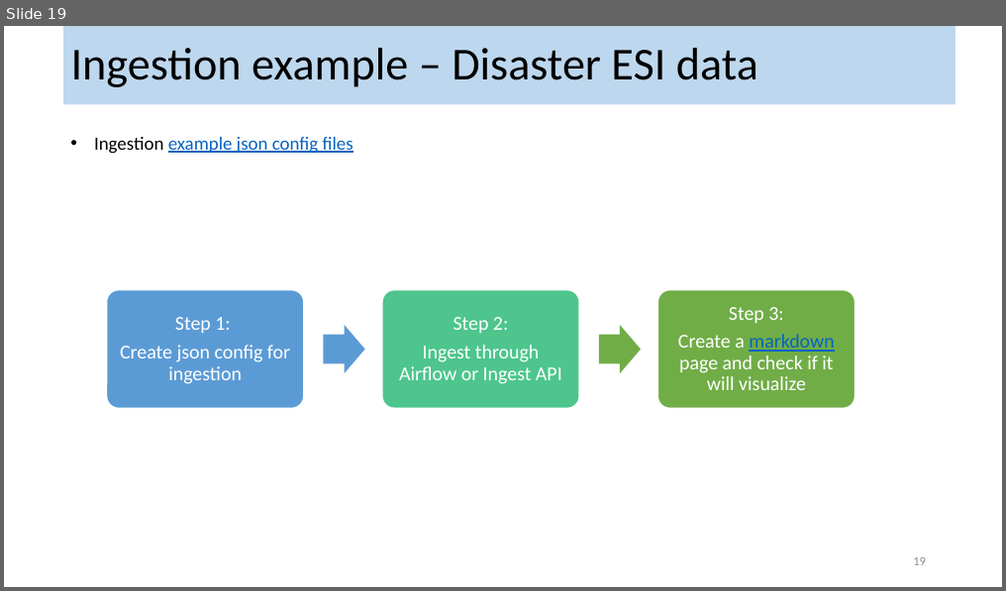
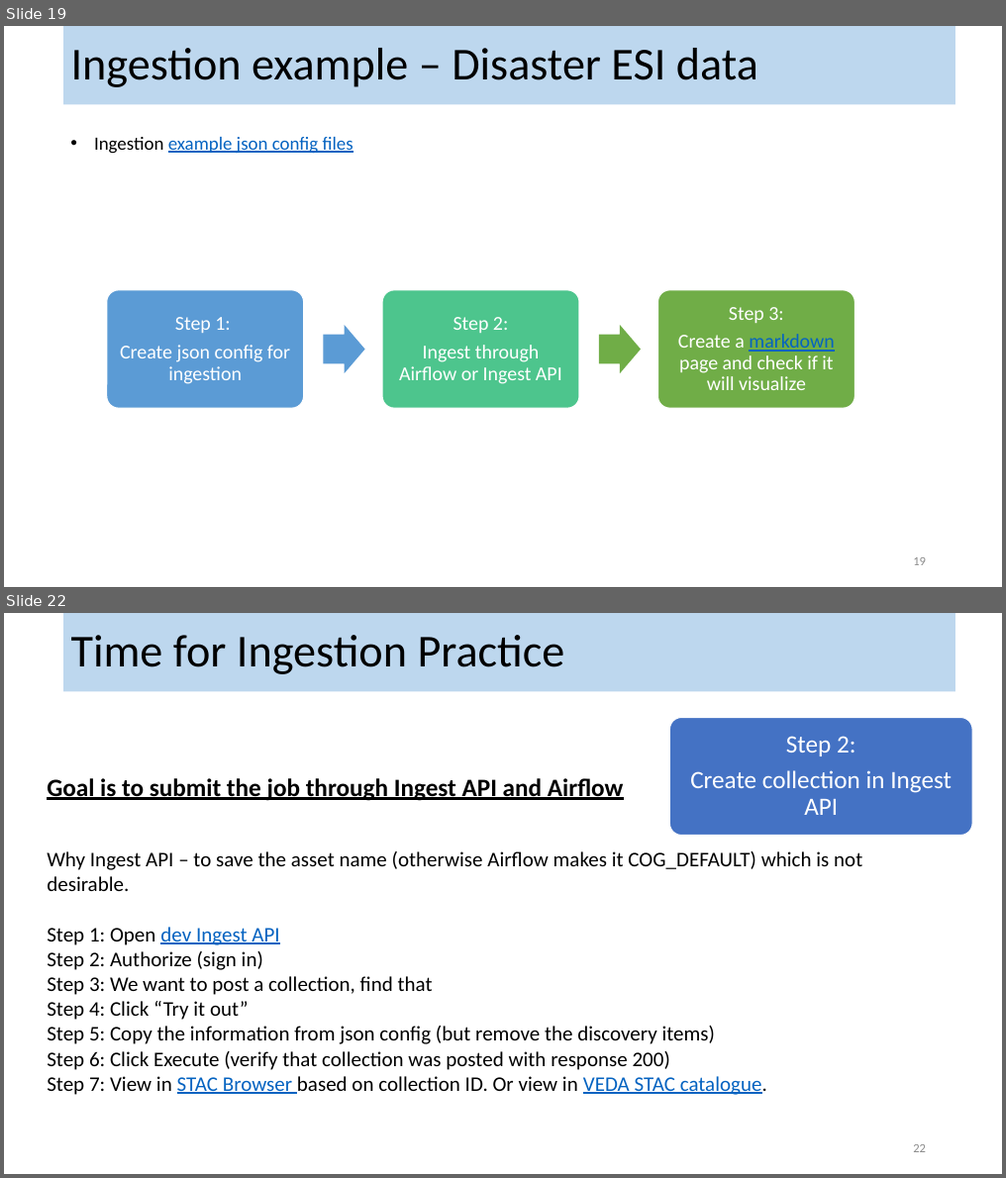
Before and after one commit to kyle-lesinger/VEDA-Training---AWS-Data-Ingestion-Other, a slide deck: Data-ingest/data-ingestion-OVERVIEW.pptx. Shown one above the other, each under a label of ours: slide 19 before the commit, slides 19 and 22 after it; the slides between them are not shown. The pictures are 1006x591 and 1006x1178 pixels, drawn with LibreOffice and Linux fonts; fonts in the diff are those of the drawing. Boxes give left, top, right and bottom in pixels: in the first picture for what was removed or moved away, otherwise in the second. Text is boxed around its words. In the diff, an @@ line names an element or a change of style, - is before the commit and + after.

```diff
--- a/Data-ingest/data-ingestion-OVERVIEW.pptx
+++ b/Data-ingest/data-ingestion-OVERVIEW.pptx
@@ slide 22 added at box(4, 613, 1002, 1174), background #FFFFFF @@
@@ title added at box(63, 613, 955, 691), fill #BDD7EE, 44 pt, text #000000 @@
+Time for Ingestion Practice
@@ rounded rectangle added at box(669, 718, 972, 836), fill #4472C4, outline #FFFFFF 1 pt @@
@@ text added at box(690, 736, 951, 815), 24 pt, text #FFFFFF @@
+Step 2:
+Create collection in Ingest API
@@ text added at box(47, 778, 862, 1095), 20 pt, text #000000 @@
+Goal is to submit the job through Ingest API and Airflow
+Why Ingest API – to save the asset name (otherwise Airflow makes it COG_DEFAULT) which is not desirable.
+Step 1: Open dev Ingest API
+Step 2: Authorize (sign in)
+Step 3: We want to post a collection, find that
+Step 4: Click “Try it out”
+Step 5: Copy the information from json config (but remove the discovery items)
+Step 6: Click Execute (verify that collection was posted with response 200)
+Step 7: View in STAC Browser based on collection ID. Or view in VEDA STAC catalogue.
@@ page number added at box(913, 1145, 926, 1153), 12 pt, text #8C8C8C @@
+22
```
Also in this commit, not shown: 2 slides changed, 3 other slides added.
